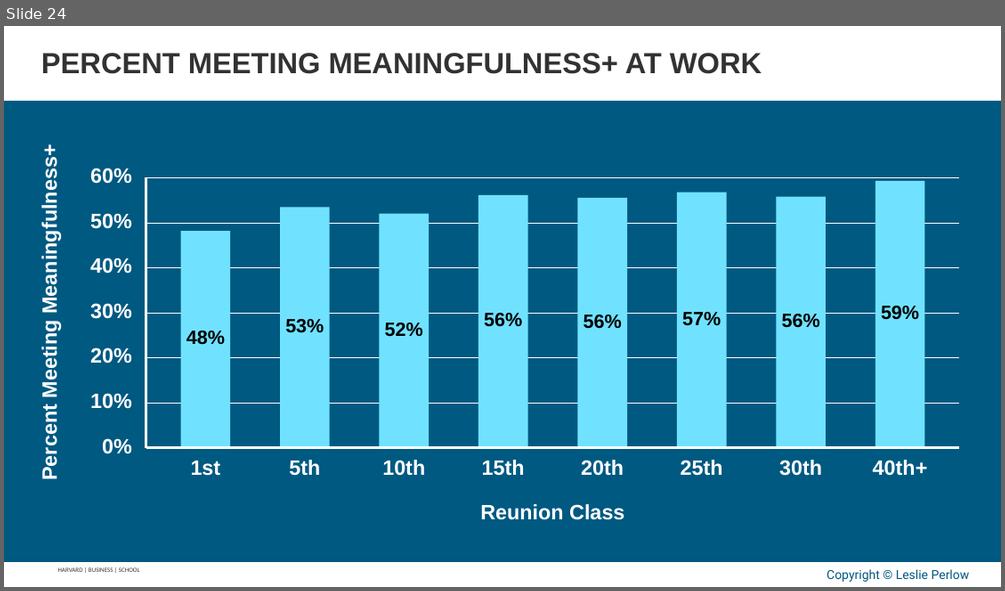
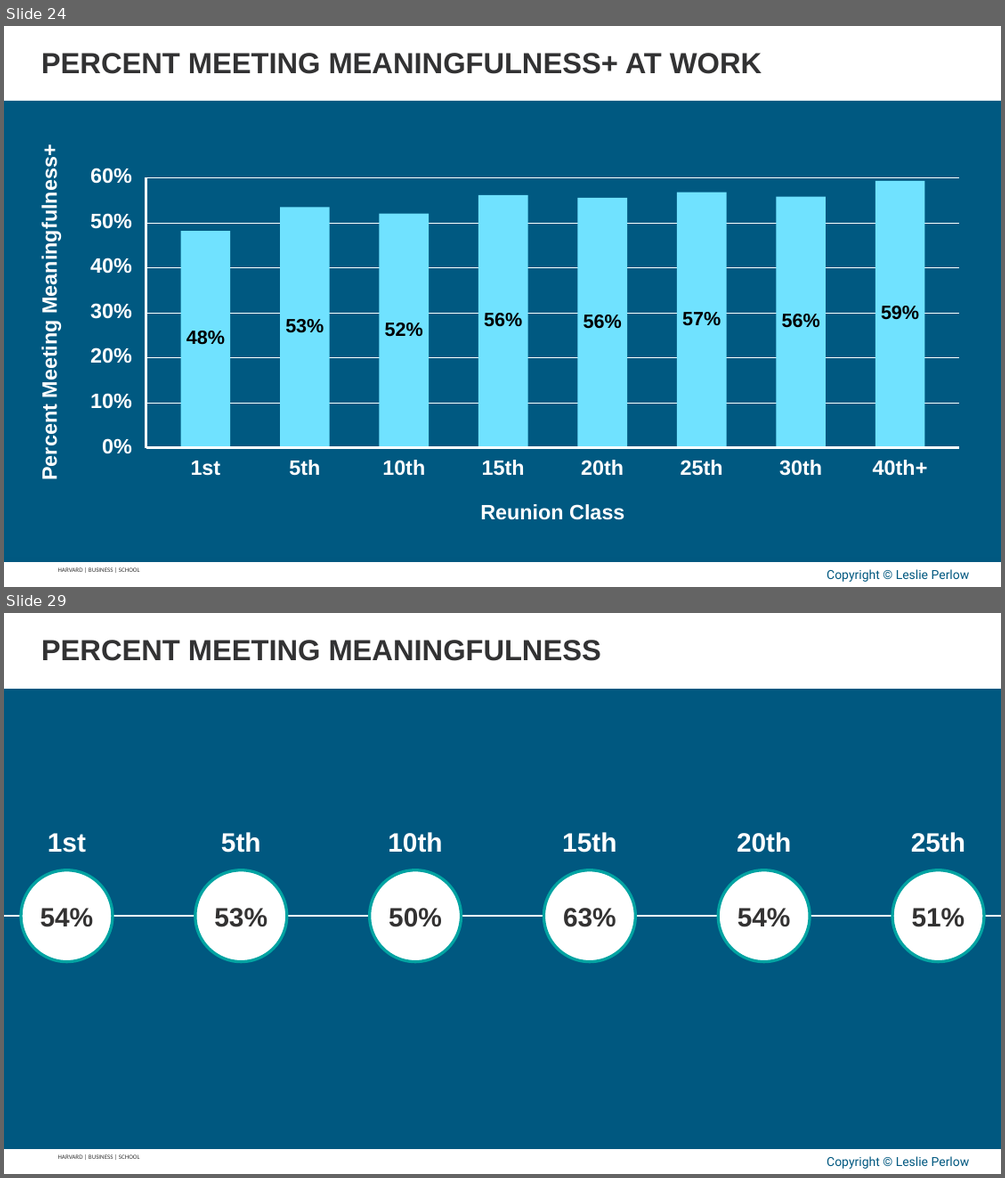
Before and after one commit to APPLITICS/lifematrix-deck-automation, a slide deck: outputs/generated_slides.pptx. Shown one above the other, each under a label of ours: slide 24 before the commit, slides 24 and 29 after it; the slides between them are not shown. The pictures are 1005x591 and 1005x1178 pixels, drawn with LibreOffice and Linux fonts; fonts in the diff are those of the drawing; background and template pictures are left out. Boxes give left, top, right and bottom in pixels: in the first picture for what was removed or moved away, otherwise in the second. Text is boxed around its words. In the diff, an @@ line names an element or a change of style, - is before the commit and + after.

```diff
--- a/outputs/generated_slides.pptx
+++ b/outputs/generated_slides.pptx
@@ slide 29 added at <box>4,613,1001,1174</box>, background #005880; not listed: 4 template elements that a slide beside it also shows @@
@@ text added at <box>41,640,601,661</box>, 28 pt, text #323233, bold @@
+PERCENT MEETING MEANINGFULNESS
@@ group added at <box>4,832,1001,962</box>: 12 texts, 6 ellipses, 1 freeform shape @@
+54%
+53%
+50%
+63%
+54%
+51%
+1st
+5th
+10th
+15th
+20th
+25th
```
Also in this commit, not shown: 4 other slides added, 4 other files.
